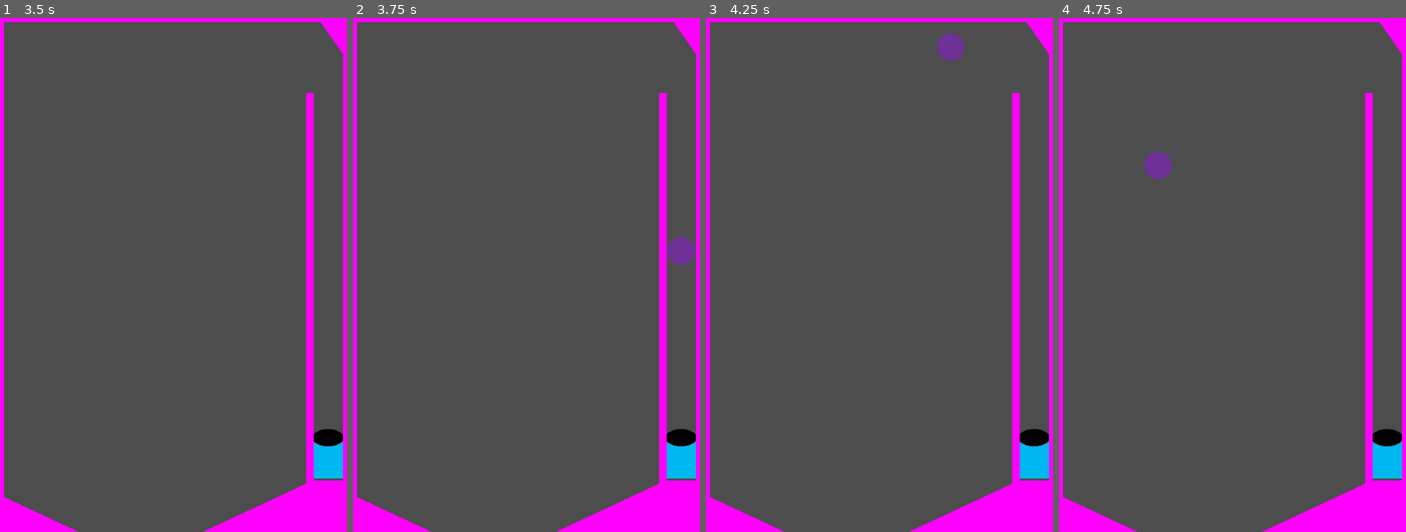
Above: before the commit, frames 1-4 (left to right).
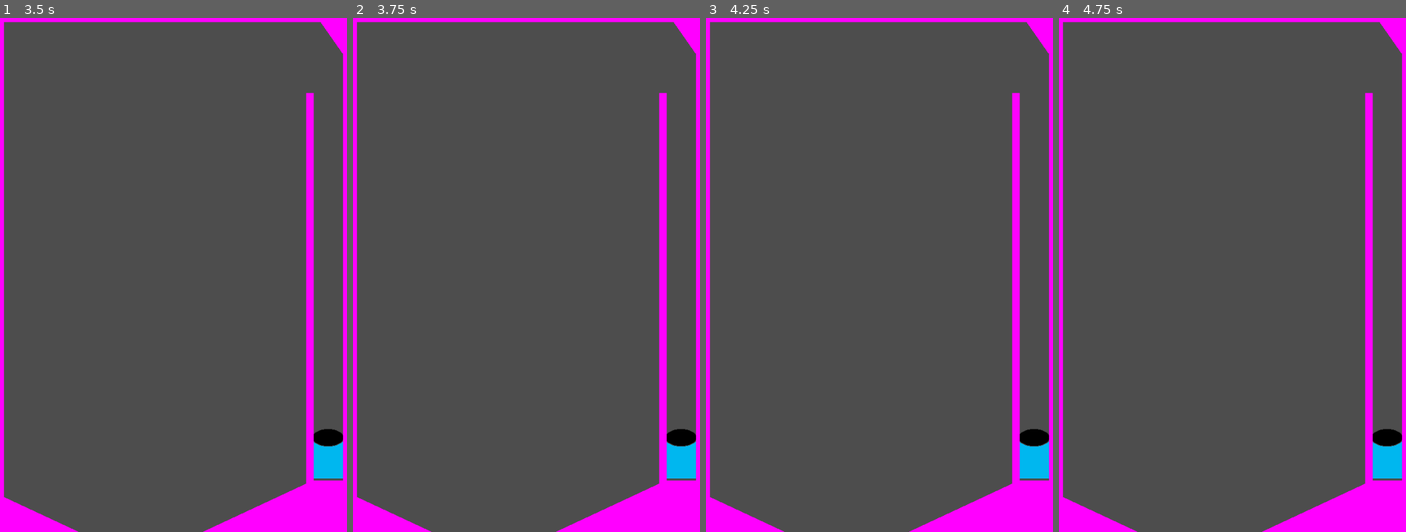
Above: after the commit, the same moments.

Repository: bsu-cs315/fp-team1-pinball
Game: Godot game, scene res://world/world.tscn
The game is run twice, just before and just after one commit, with the same random seed, the same clock (stepped at 60 frames per second) and the same inputs. The project has no main scene, so this scene is started directly.
Inputs:
- Up to frame 1 (3.5 s): tap Enter at 0.5 s; tap Space (launch) every 0.75 s from 0.6 to 2.85 s
- Up to frame 2 (3.75 s): tap Space (launch) at 3.5, 3.6 s
- Up to frame 3 (4.25 s): no input
- Up to frame 4 (4.75 s): tap Space (launch) at 4.35 s

Frame 1 is identical in both runs. In frame 2, 0.3% of the frame differs, in the area x 90-99%, y 42-49%; in frame 3, 0.3%; in frame 4, 0.3%.

Commit message:
Limit the number of pinballs
The player now only has the ability to launch one pinball for the course of the game

Diff:
--- a/project/launcher/launcher.gd
+++ b/project/launcher/launcher.gd
@@ -2,13 +2,15 @@
 
 @export var power := 2000.
 var _current_ball : RigidBody2D = null
+var _balls_left := 1
 
 func _process(_delta: float) -> void:
 
-	if Input.is_action_just_pressed("launch"):
+	if Input.is_action_just_pressed("launch") and _balls_left > 0:
 		if _current_ball == null:
 			var impulse := Vector2(0,-1) * power
 			_current_ball = preload("res://ball/ball.tscn").instantiate() as RigidBody2D
 			get_parent().add_child(_current_ball)
+			_balls_left -= 1
 			_current_ball.global_position = global_position
 			_current_ball.apply_impulse(impulse)
